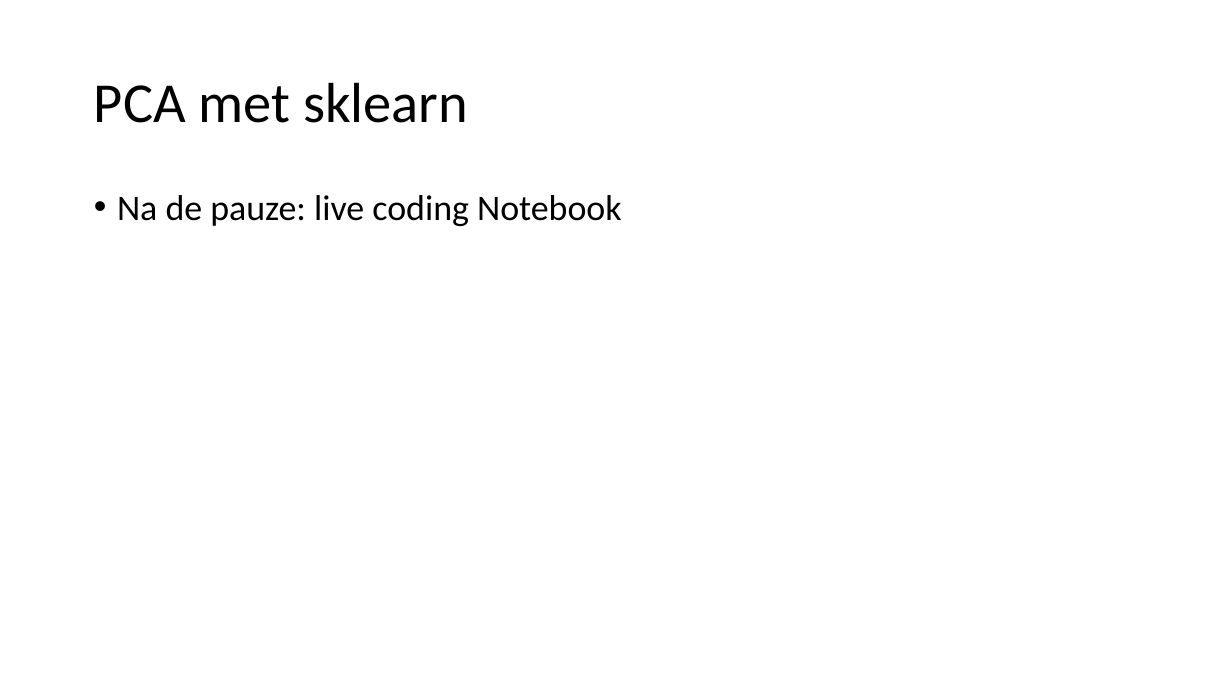
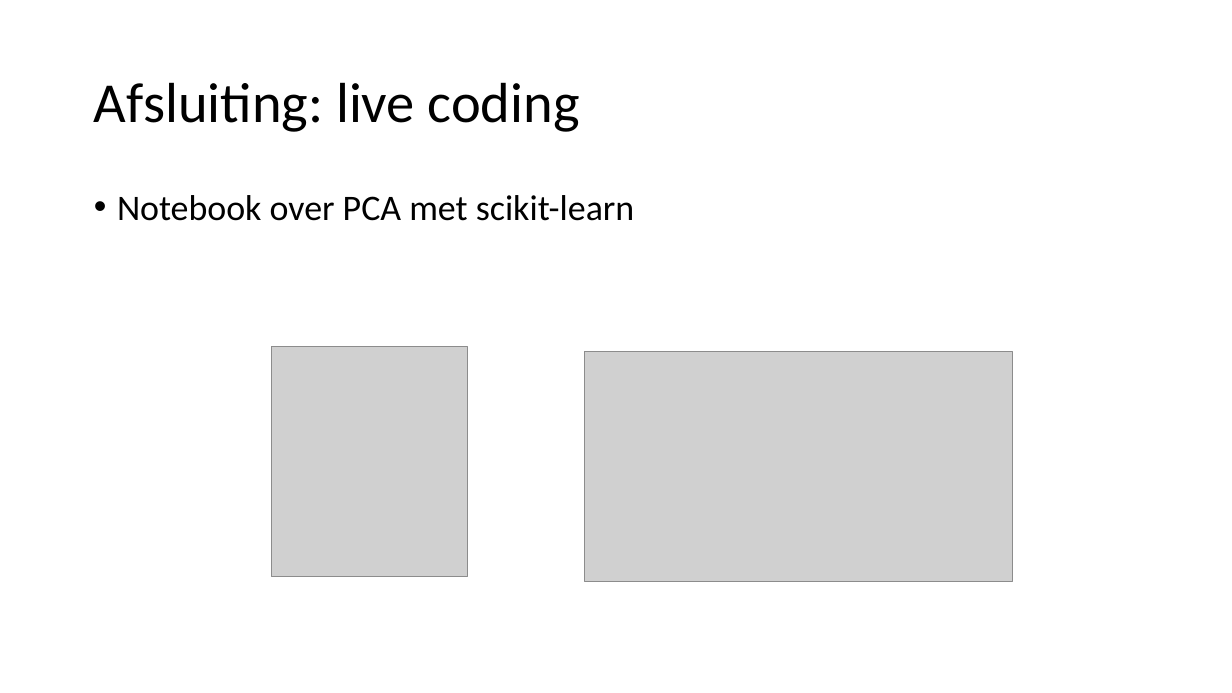
Before and after one commit to hanze-hbo-ict/Machine-Learning, a slide deck: slide 23 of Keynote/7.hyperparam-tuning.pptx (slide 10 before the commit). Drawn at 1232x693 pixels with LibreOffice and Linux fonts; fonts in the diff are those of the drawing; grey boxes stand for pictures. Boxes give left, top, right and bottom in pixels: in the first picture for what was removed or moved away, otherwise in the second. Text is boxed around its words. In the diff, an @@ line names an element or a change of style, - is before the commit and + after.

```diff
--- a/Keynote/7.hyperparam-tuning.pptx
+++ b/Keynote/7.hyperparam-tuning.pptx
@@ title at [94, 82, 580, 132]: text changed @@
-PCA met sklearn
+Afsluiting: live coding
@@ text at [117, 195, 635, 221]: text changed @@
-• Na de pauze: live coding Notebook
+• Notebook over PCA met scikit-learn
@@ picture added at [271, 347, 468, 577] @@
@@ picture added at [585, 351, 1013, 581] @@
```
Also in this commit, not shown: 4 other slides changed, 17 slides added, 4 slides removed, 6 other files.
